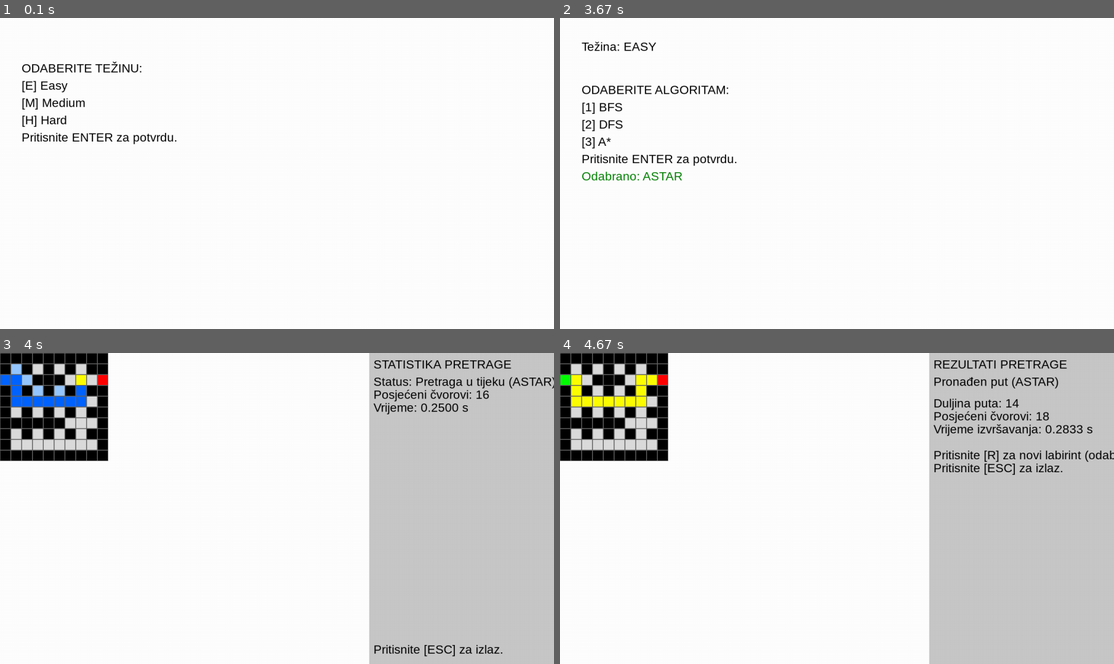
Above: before the commit, frames 1-4 (two rows, left to right).
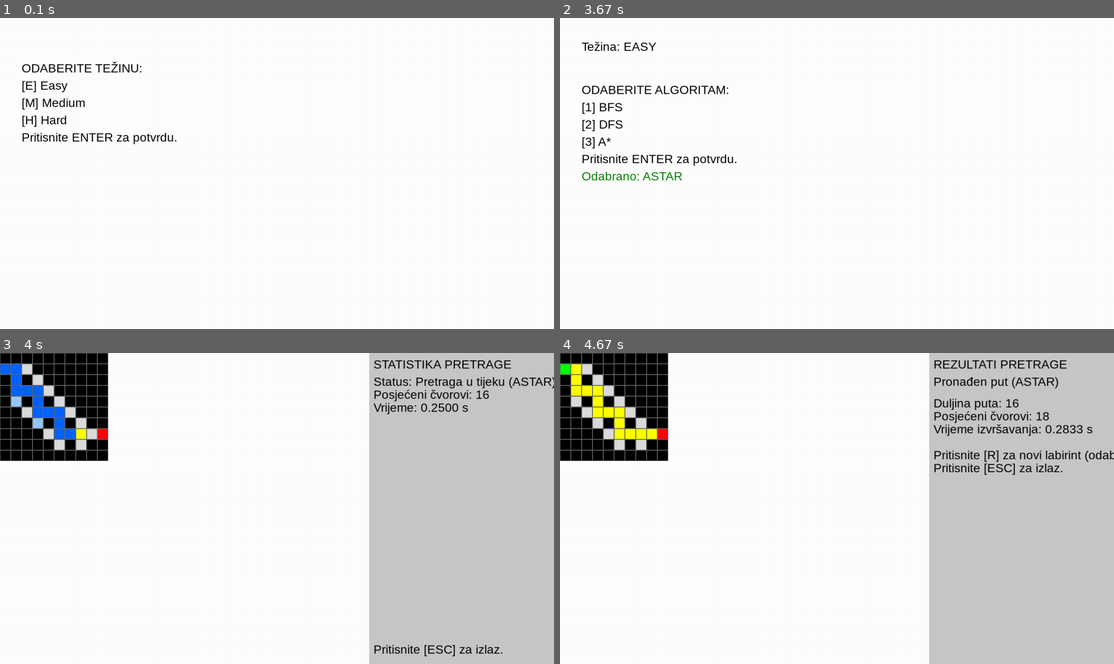
Above: after the commit, the same moments.

Repository: Krapic/AI-Maze-Solver
Game: pygame game, started from src/main.py
Same seed, same stepped clock (60 frames per second), same inputs: the game is played once before the commit and once after it.
Inputs:
- Up to frame 1 (0.1 s): no input
- Up to frame 2 (3.67 s): tap Enter at 0.33, 3 s; tap E at 1.67 s; tap 3 at 3.33 s
- Up to frame 3 (4 s): tap Enter at 3.73 s; tap 3 at 3.82 s
- Up to frame 4 (4.67 s): tap Enter at 4.03 s

Frames 1-2 are identical in both runs. In frame 3, 3.2% of the frame differs, in the area x 0-20%, y 3-32%; in frame 4, 3.2%, in the area x 0-83%, y 3-32%.

Commit message:
Popravi provjeru

Diff:
--- a/src/maze/generator.py
+++ b/src/maze/generator.py
@@ -63,7 +63,7 @@
     labyrinth[end_y][end_x] = 0
 
     # 7. Provjera povezanosti
-    if not path_exists(labyrinth, start_x, start_y, end_x, end_y):
+    if not all_paths_connected(labyrinth, start_x, start_y):
         return generate_labyrinth(difficulty, attempt + 1, max_attempts)
 
     # 8. Ispis
@@ -99,6 +99,29 @@
                 queue.append((nx, ny))
     return False
 
+def all_paths_connected(labyrinth, start_x, start_y):
+    """Provjera mogu li se sve ćelije staze dosegnuti od početka."""
+    # Count all path cells (0s)
+    total_paths = sum(row.count(0) for row in labyrinth)
+
+    # Count reachable cells using BFS
+    queue = deque([(start_x, start_y)])
+    visited = set()
+    visited.add((start_x, start_y))
+    reachable_count = 1
+
+    while queue:
+        x, y = queue.popleft()
+        for dx, dy in [(0, 1), (1, 0), (0, -1), (-1, 0)]:
+            nx, ny = x + dx, y + dy
+            if (0 <= nx < len(labyrinth[0]) and 0 <= ny < len(labyrinth)
+                and labyrinth[ny][nx] == 0 and (nx, ny) not in visited):
+                visited.add((nx, ny))
+                queue.append((nx, ny))
+                reachable_count += 1
+
+    return reachable_count == total_paths
+
 
 if __name__ == "__main__":
     lab, start, end = generate_labyrinth('hard')#ovdje se mijenja tezina labirinta
